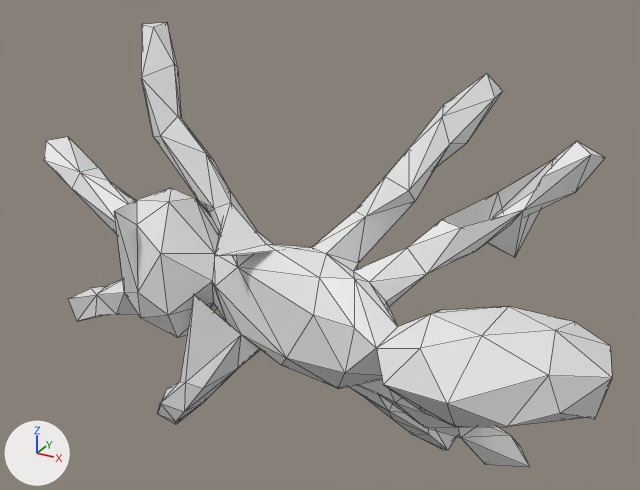
The OBJ model mesh_cnn/datasets/random_pertubations/T1.obj as it was, and as the next commit left it.
Both versions are drawn from a 50 mm camera at (0.949, -1.667, 0.971) aimed at (-0.032, 0.117, 0.079). Arrows for +X, +Y and +Z are at lower left; the lights stay in place. Mesh edges are drawn as thin lines. Where no turn or scale is listed for an object, it has been applied to the vertices.

Script lines for the objects in view, before the commit:
```python
me_t1 = bpy.data.meshes.new('T1')
me_t1.from_pydata(...)  # 252 vertices, 500 faces; spans x -0.88..0.74, y -0.31..0.38, z -0.56..0.6
ob_t1 = bpy.data.objects.new('T1', me_t1)
ob_t1.location = (0.0, 0.0, 0.0)
```
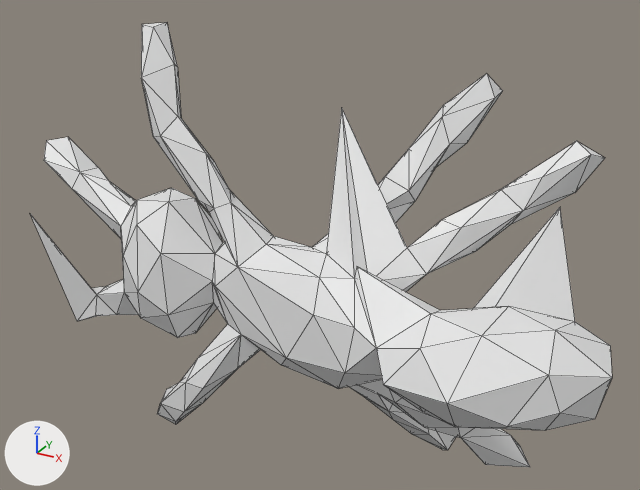
Boxes (x1, y1, x2, y2) around the edits, measured in the pictures (640 x 490 px; the box of a moved part takes in the faces that stretch with it):
'T1', reshaped: before (44, 23, 612, 467); after (30, 23, 612, 467)
part 1 of me_t1, moved or reshaped: before (114, 143, 584, 427); after (121, 109, 594, 431)
part 2 of me_t1, moved or reshaped: before (69, 288, 99, 321); after (30, 214, 97, 321)

The edits, one by one:
me_t1 has 252 vertices, 500 faces and spans x -0.88..0.74, y -0.31..0.38, z -0.56..0.6.
me_t1 is used by ob_t1; location (0.0, 0.0, 0.0).
Part 1, on me_t1:
Vertex 31 of me_t1 moves from (0.44, 0.21, 0.11) at pixel (514, 257) to (0.41, 0.13, 0.3) at pixel (500, 189).
Vertex 51 of me_t1 moves from (0.51, 0.03, 0.04) to (0.54, 0.15, 0.28) at pixel (560, 206).
Vertex 111 of me_t1 moves from (0.71, -0.07, -0.07) at pixel (594, 416) to (0.63, -0.17, -0.07) at pixel (544, 430).
Vertex 119 of me_t1 moves from (0.3, -0.16, 0.07) at pixel (397, 326) to (0.19, -0.12, 0.17) at pixel (356, 266).
Vertex 123 of me_t1 moves from (0.16, -0.07, 0.13) at pixel (353, 271) to (-0.01, 0.19, 0.42) at pixel (341, 107).
Vertex 129 of me_t1 moves from (-0.13, -0.19, 0.15) at pixel (214, 256) to (-0.08, -0.02, 0.14) at pixel (273, 236).
Vertex 212 of me_t1 moves from (-0.25, -0.12, 0.0) at pixel (193, 293) to (-0.27, -0.1, -0.2) at pixel (197, 358).
Vertex 246 of me_t1 moves from (-0.45, -0.16, 0.19) at pixel (114, 211) to (-0.48, -0.11, 0.04) at pixel (123, 256).
Part 2, on me_t1:
Vertex 219 of me_t1 moves from (-0.85, 0.04, -0.24) at pixel (68, 298) to (-0.98, 0.06, 0.0) at pixel (29, 213).
Vertex 225 of me_t1 moves from (-0.68, 0.06, -0.25) to (-0.63, 0.02, -0.2).
